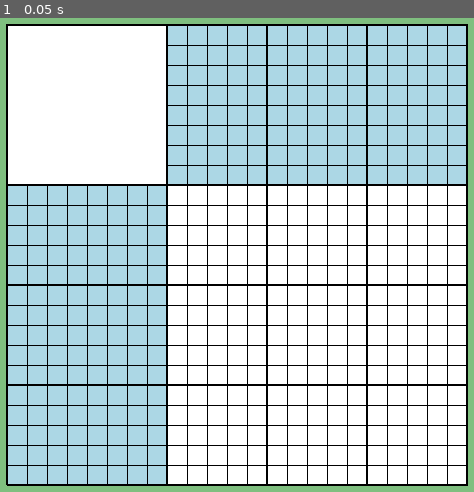
Above: before the commit, frame 1.
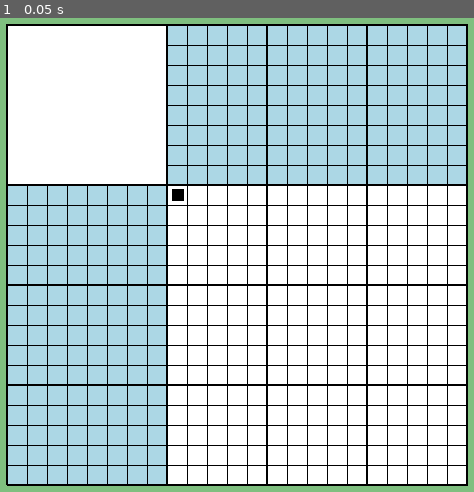
Above: after the commit, the same moment.

Repository: vivisuke/GDNonogram15
Game: Godot game, scene res://MainScene.tscn
The game is run twice, just before and just after one commit, with the same random seed, the same clock (stepped at 60 frames per second) and the same inputs.
Inputs:
- Up to frame 1 (0.05 s): no input

The runs differ from the first frame. In frame 1, less than 0.1% of the frame differs, in the area x 36-39%, y 36-39%.

Commit message:
0004 ◎ C 05/24 05/24 0.001│ToDo│画像・手がかり数字表示用 TileMap 配置

Diff:
--- a/GDNonogram15/MainScene.gd
+++ b/GDNonogram15/MainScene.gd
@@ -8,6 +8,7 @@
 
 # Called when the node enters the scene tree for the first time.
 func _ready():
+	$TileMap.set_cell(0, 0, 0)
 	pass # Replace with function body.
 
 
--- a/GDNonogram15/MainScene.tscn
+++ b/GDNonogram15/MainScene.tscn
@@ -1,8 +1,25 @@
-[gd_scene load_steps=4 format=2]
+[gd_scene load_steps=6 format=2]
 
 [ext_resource path="res://MainScene.gd" type="Script" id=1]
 [ext_resource path="res://BoardBG.gd" type="Script" id=2]
 [ext_resource path="res://BoardGrid.gd" type="Script" id=3]
+[ext_resource path="res://images/black20x20.png" type="Texture" id=4]
+
+[sub_resource type="TileSet" id=1]
+0/name = "black20x20.png 0"
+0/texture = ExtResource( 4 )
+0/tex_offset = Vector2( 0, 0 )
+0/modulate = Color( 1, 1, 1, 1 )
+0/region = Rect2( 0, 0, 32, 32 )
+0/tile_mode = 0
+0/occluder_offset = Vector2( 0, 0 )
+0/navigation_offset = Vector2( 0, 0 )
+0/shape_offset = Vector2( 0, 0 )
+0/shape_transform = Transform2D( 1, 0, 0, 1, 0, 0 )
+0/shape_one_way = false
+0/shape_one_way_margin = 0.0
+0/shapes = [  ]
+0/z_index = 0
 
 [node name="MainScene" type="Node2D"]
 script = ExtResource( 1 )
@@ -35,3 +52,9 @@
 __meta__ = {
 "_edit_use_anchors_": false
 }
+
+[node name="TileMap" type="TileMap" parent="."]
+position = Vector2( 170, 260 )
+tile_set = SubResource( 1 )
+cell_size = Vector2( 20, 20 )
+format = 1
Binary file added: GDNonogram15/images/black20x20.png
Not shown, added: GDNonogram15/images/black20x20.png.import
Not shown, changed: GDNonogram.spr
